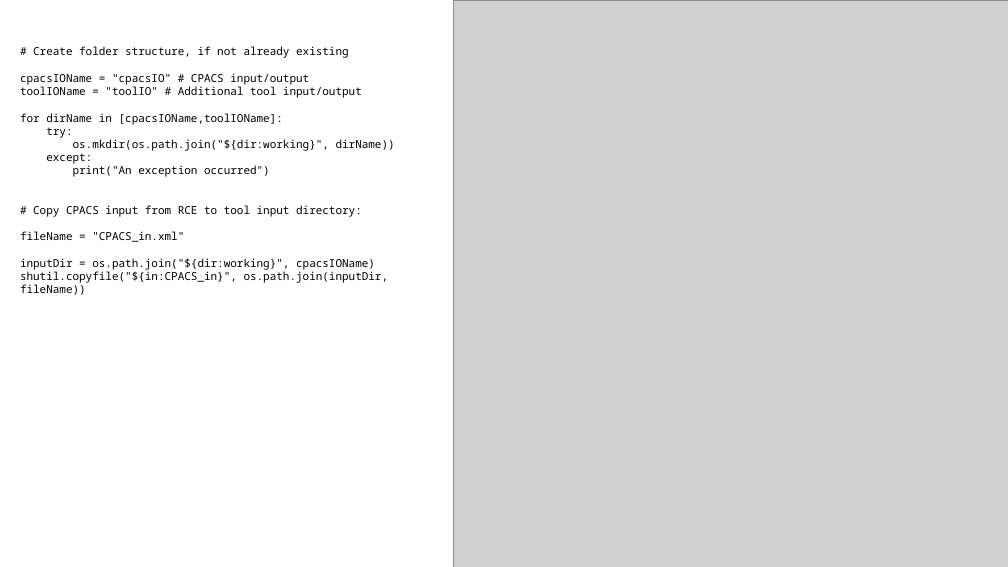
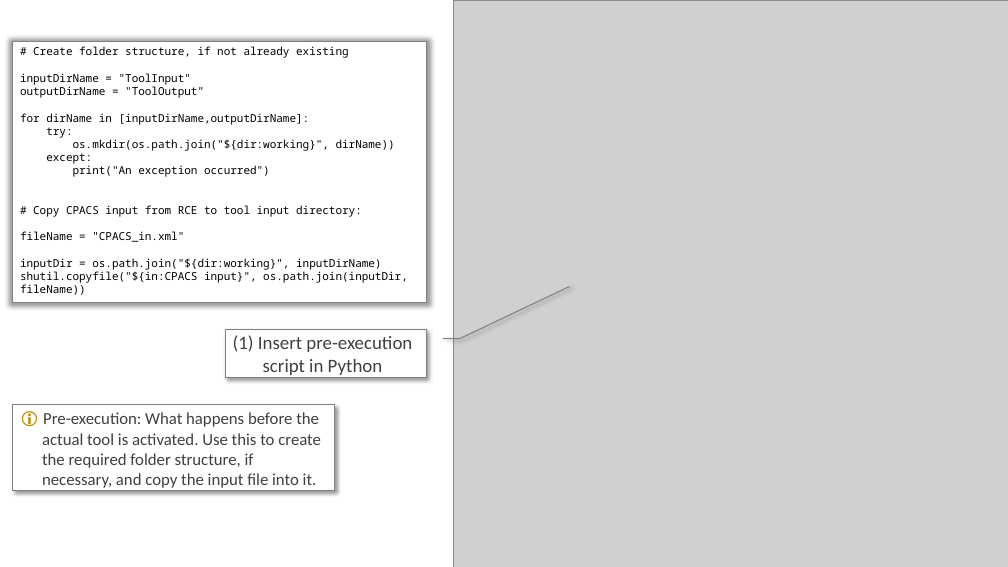
Before and after one commit to DLR-SL/CPACS_Seminar, a slide deck: slide 9 of ToolIntegration/dummyTools/wingModifier/documentation/toolIntegrationSettings.pptx (slide 8 before the commit). Drawn at 1008x567 pixels with LibreOffice and Linux fonts; fonts in the diff are those of the drawing; grey boxes stand for pictures. Boxes give left, top, right and bottom in pixels: in the first picture for what was removed or moved away, otherwise in the second. Text is boxed around its words. In the diff, an @@ line names an element or a change of style, - is before the commit and + after.

Commit message:
improve tool documentation

```diff
--- a/ToolIntegration/dummyTools/wingModifier/documentation/toolIntegrationSettings.pptx
+++ b/ToolIntegration/dummyTools/wingModifier/documentation/toolIntegrationSettings.pptx
@@ rectangle "# Create folder structure, if ..." resized from (x1=20, y1=46, x2=395, y2=295) to (x1=13, y1=42, x2=426, y2=303) @@
@@ rectangle "# Create folder structure, if ..." at (x1=13, y1=42, x2=426, y2=303): fill none to #FFFFFF; outline none to #808080 0.75 pt; shadow on @@
@@ text in rectangle at (x1=20, y1=73, x2=310, y2=125): text changed @@
-cpacsIOName = "cpacsIO" # CPACS input/output
-toolIOName = "toolIO" # Additional tool input/output
-for dirName in [cpacsIOName,toolIOName]:
+inputDirName = "ToolInput"
+outputDirName = "ToolOutput"
+for dirName in [inputDirName,outputDirName]:
@@ text in rectangle at (x1=20, y1=258, x2=408, y2=295): text changed @@
-inputDir = os.path.join("${dir:working}", cpacsIOName)
-shutil.copyfile("${in:CPACS_in}", os.path.join(inputDir, fileName))
+inputDir = os.path.join("${dir:working}", inputDirName)
+shutil.copyfile("${in:CPACS input}", os.path.join(inputDir, fileName))
@@ border callout added at (x1=225, y1=330, x2=426, y2=378), fill #FFFFFF, outline #808080 1 pt, 18 pt, text #404040 @@
+(1) Insert pre-execution script in Python
@@ rectangle added at (x1=13, y1=405, x2=335, y2=490), fill #FFFFFF, outline #808080 1 pt, 16 pt, text #404040 @@
+🛈 Pre-execution: What happens before the actual tool is activated. Use this to create the required folder structure, if necessary, and copy the input file into it.
```
Also in this commit, not shown: 6 other slides changed, 2 slides added, 1 slide removed, 5 other files.
